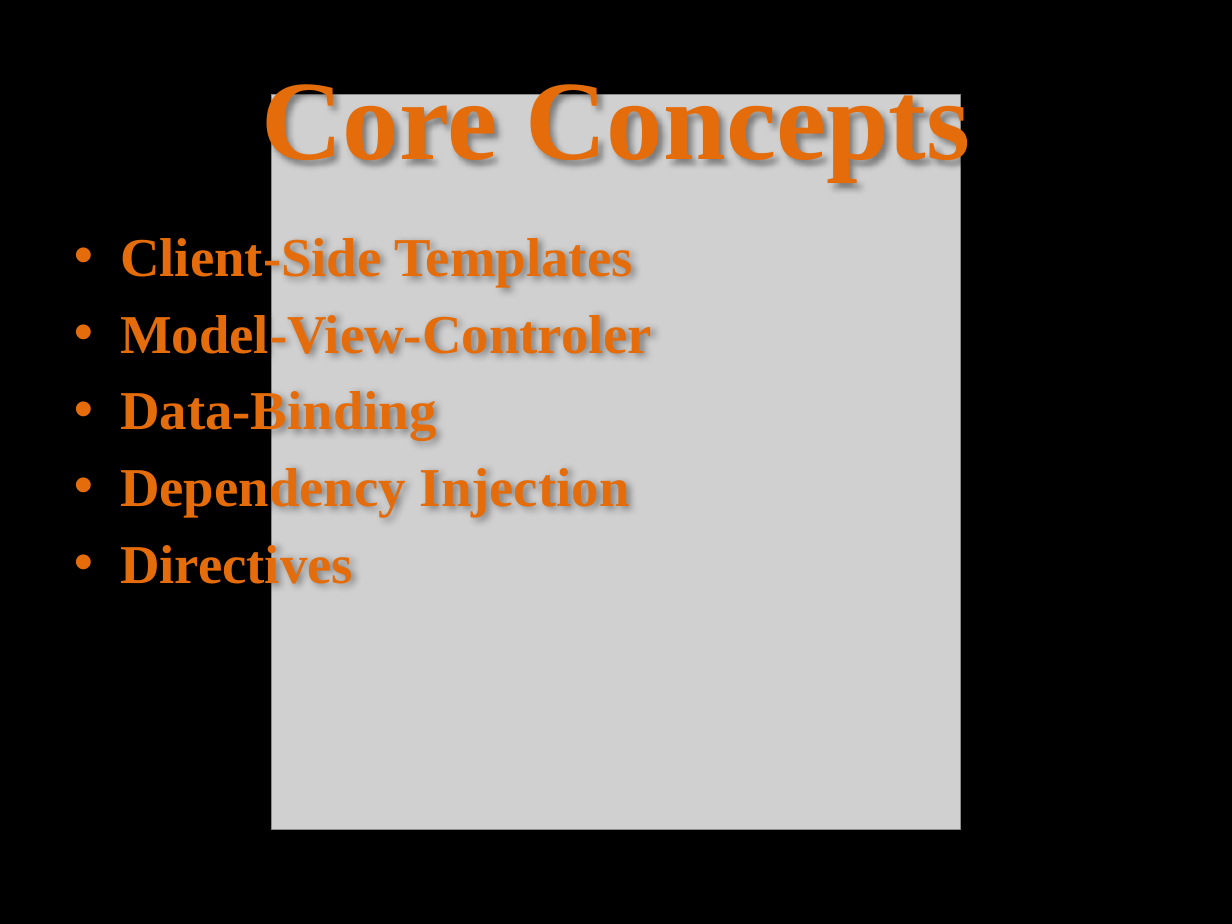
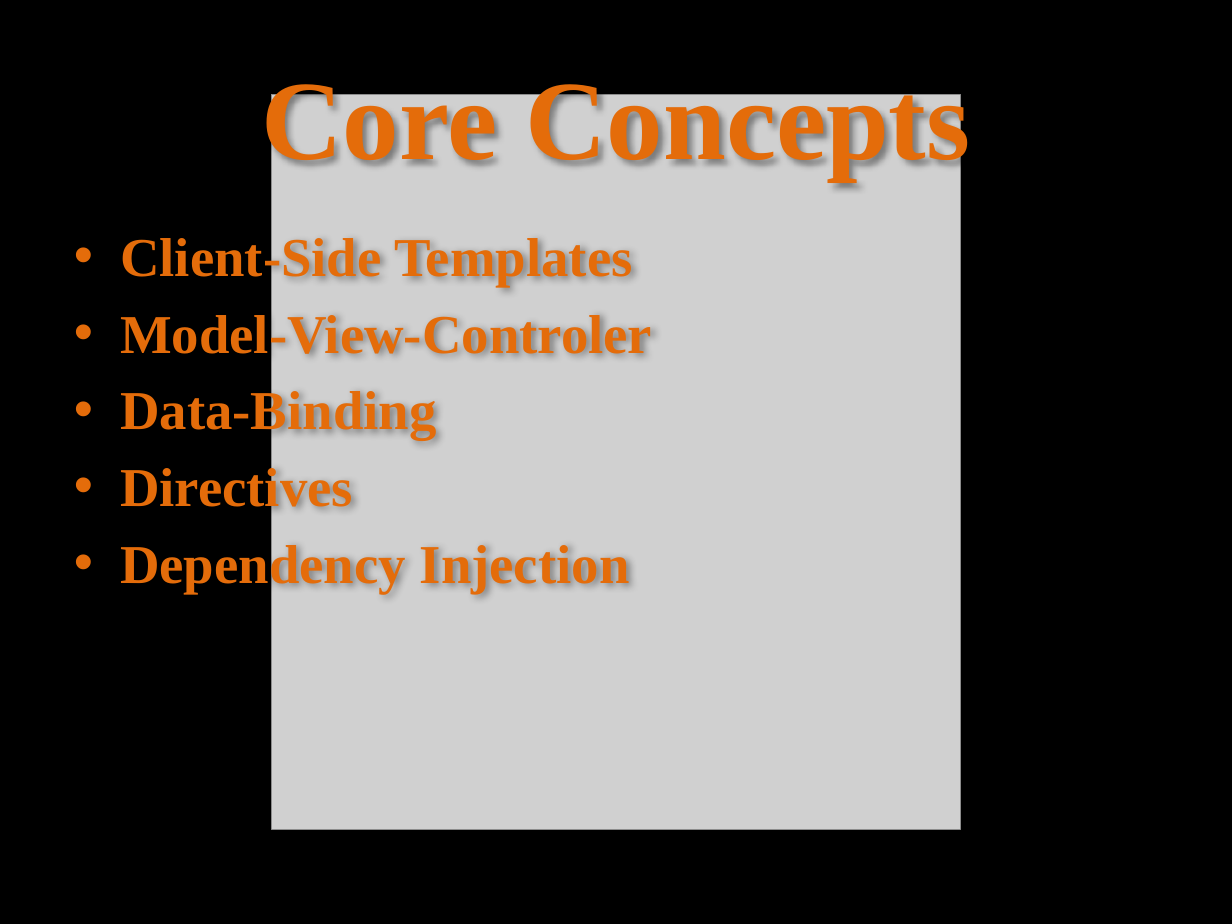
Before and after one commit to hudo/TGGCon2014, a slide deck: slide 7 of docs/006 I - AngularJS.pptx. Drawn at 1232x924 pixels with LibreOffice and Linux fonts; fonts in the diff are those of the drawing; grey boxes stand for pictures. Boxes give left, top, right and bottom in pixels: in the first picture for what was removed or moved away, otherwise in the second. Text is boxed around its words. In the diff, an @@ line names an element or a change of style, - is before the commit and + after.

```diff
--- a/docs/006 I - AngularJS.pptx
+++ b/docs/006 I - AngularJS.pptx
@@ text at (120,464,353,517): paragraph added @@
+• Directives
@@ text at (120,540,353,593): paragraph removed @@
-• Directives
```
Also in this commit, not shown: 4 other slides changed, 13 slides added, 1 other file.
